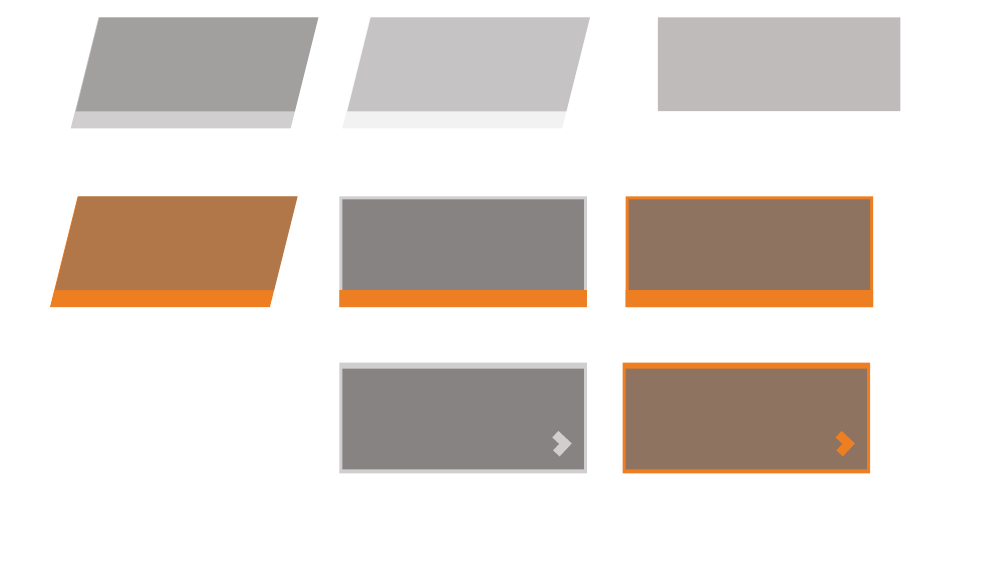
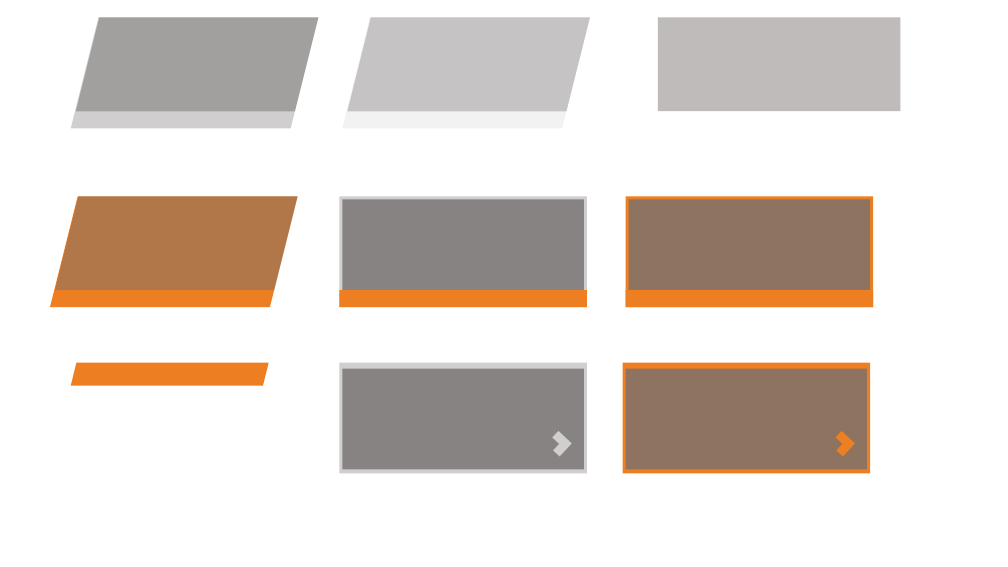
Before and after one commit to Seoha57/SW, a slide deck: slide 7 of Projects/SW_Design/UI/UI_design.pptx. Drawn at 1008x567 pixels with LibreOffice and Linux fonts; fonts in the diff are those of the drawing. Boxes give left, top, right and bottom in pixels: in the first picture for what was removed or moved away, otherwise in the second. Text is boxed around its words. In the diff, an @@ line names an element or a change of style, - is before the commit and + after.

```diff
--- a/Projects/SW_Design/UI/UI_design.pptx
+++ b/Projects/SW_Design/UI/UI_design.pptx
@@ parallelogram added at (71, 363, 269, 386), fill #EE7E22 @@
```
Also in this commit, not shown: 1 other slide changed, 13 other files.
